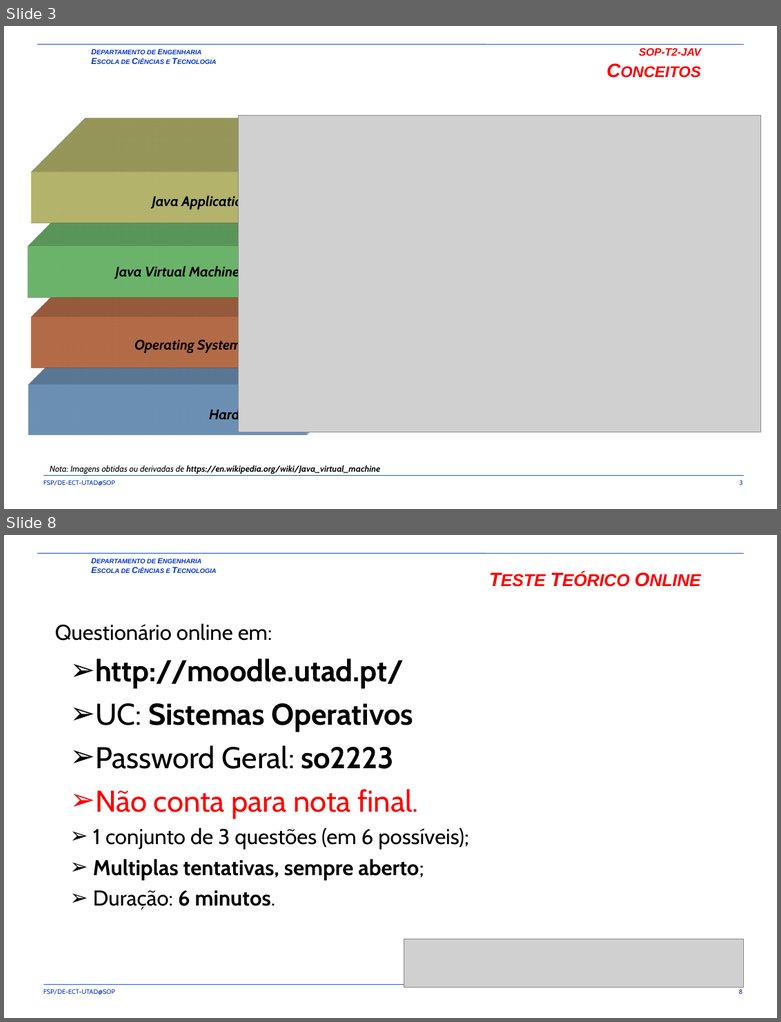
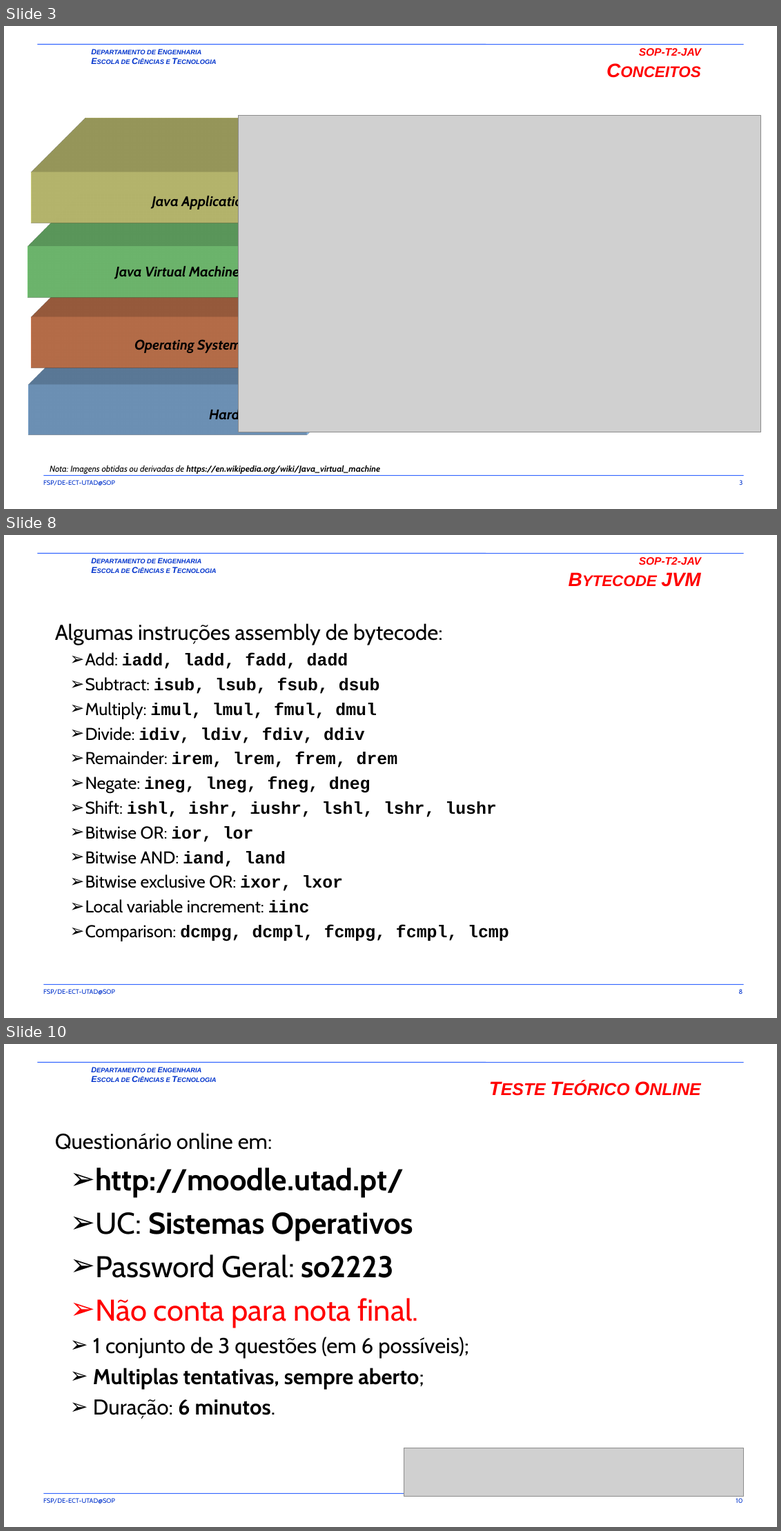
Before and after one commit to fsp864/UTAD-SOP, a slide deck: aulas/t/SOP-T2-JAV.pptx. Shown one above the other, each under a label of ours: slides 3 and 8 before the commit, slides 3, 8 and 10 after it; the slides between them are not shown. The pictures are 781x1022 and 781x1531 pixels, drawn with LibreOffice and Linux fonts; fonts in the diff are those of the drawing; grey boxes stand for pictures; background and template pictures are left out. Boxes give left, top, right and bottom in pixels: in the first picture for what was removed or moved away, otherwise in the second. Text is boxed around its words. In the diff, an @@ line names an element or a change of style, - is before the commit and + after.

```diff
--- a/aulas/t/SOP-T2-JAV.pptx
+++ b/aulas/t/SOP-T2-JAV.pptx
@@ slide 8 added at bbox=[4, 535, 777, 1018], background picture (left out); not listed: 5 template elements that a slide beside it also shows @@
@@ title added at bbox=[639, 557, 701, 587], 18 pt, text #FF0000, bold, italic, small capitals @@
+SOP-T2-JAV
+Bytecode JVM
@@ text added at bbox=[55, 623, 509, 941], 16 pt, text #000000, bold @@
+Algumas instruções assembly de bytecode:
+  ➢ Add: iadd, ladd, fadd, dadd
+  ➢ Subtract: isub, lsub, fsub, dsub
+  ➢ Multiply: imul, lmul, fmul, dmul
+  ➢ Divide: idiv, ldiv, fdiv, ddiv
+  ➢ Remainder: irem, lrem, frem, drem
+  ➢ Negate: ineg, lneg, fneg, dneg
+  ➢ Shift: ishl, ishr, iushr, lshl, lshr, lushr
+  ➢ Bitwise OR: ior, lor
+  ➢ Bitwise AND: iand, land
+  ➢ Bitwise exclusive OR: ixor, lxor
+  ➢ Local variable increment: iinc
+  ➢ Comparison: dcmpg, dcmpl, fcmpg, fcmpl, lcmp
@@ what was slide 8 is now slide 10 @@
@@ page number at bbox=[735, 1498, 742, 1503]: text changed @@
-8
+10
```
Also in this commit, not shown: 4 slides changed, 1 other slide added.
